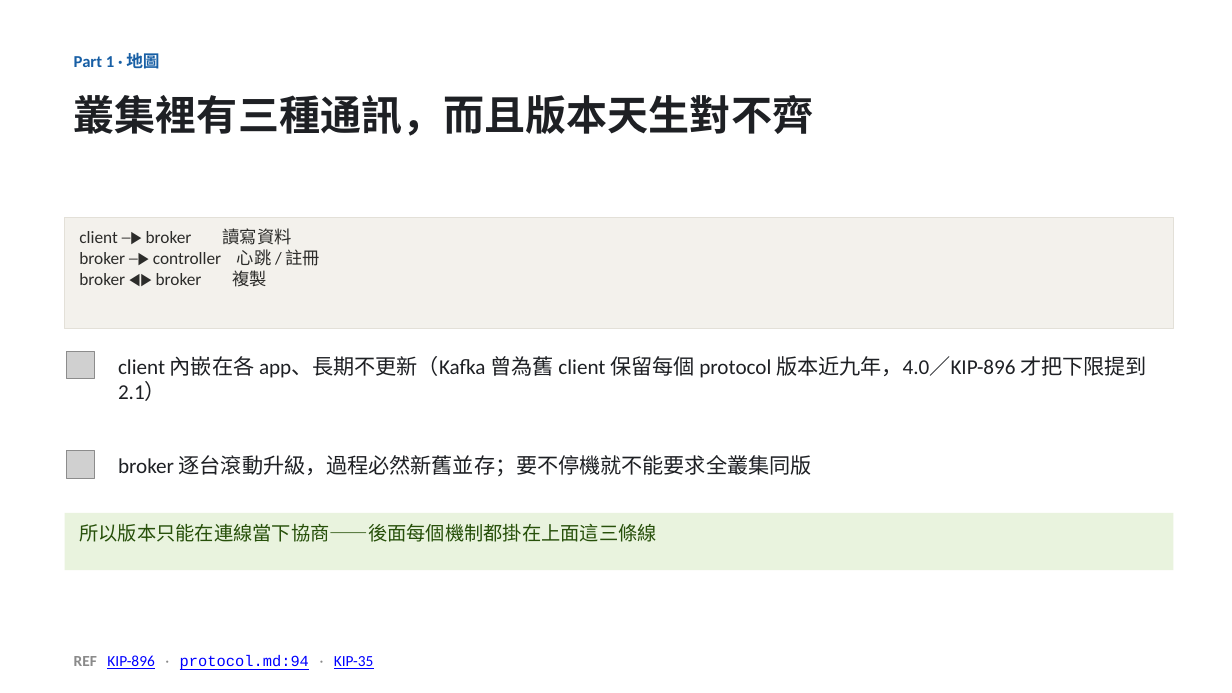
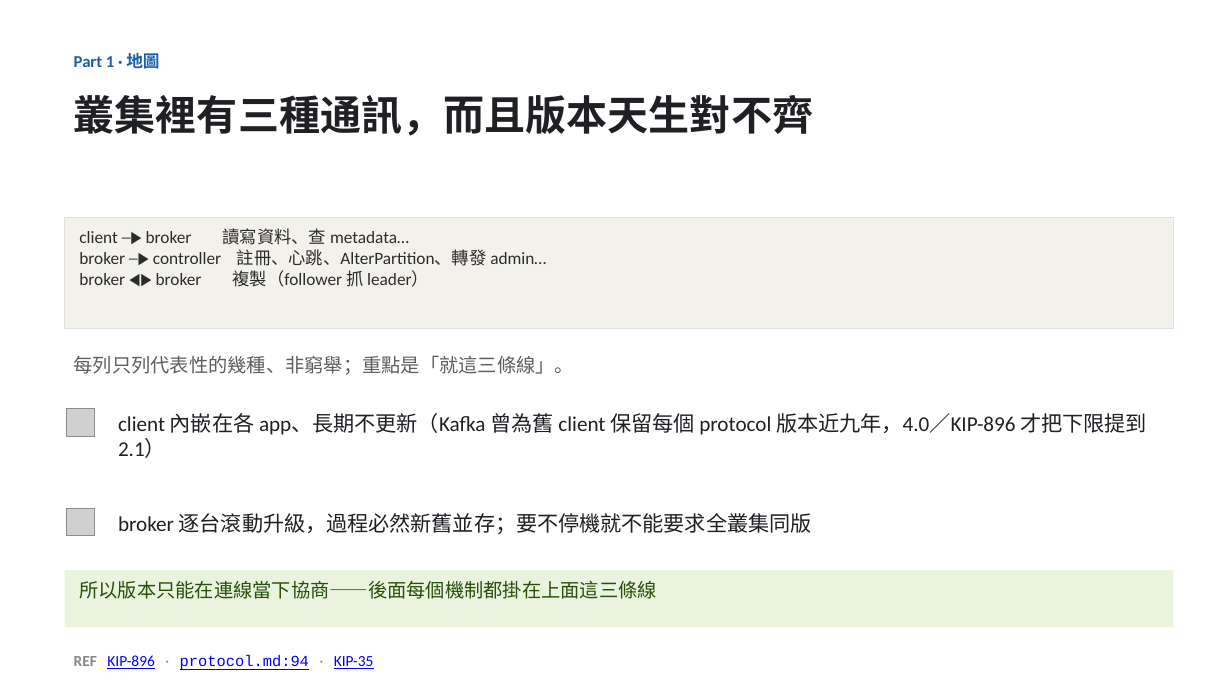
Before and after one commit to unknowntpo/kafka, a slide deck: slide 4 of study/version-control/kafka-version-negotiation.pptx (slide 3 before the commit). Drawn at 1232x693 pixels with LibreOffice and Linux fonts; fonts in the diff are those of the drawing; grey boxes stand for pictures. Boxes give left, top, right and bottom in pixels: in the first picture for what was removed or moved away, otherwise in the second. Text is boxed around its words. In the diff, an @@ line names an element or a change of style, - is before the commit and + after.

Commit message:
study(version-control): 加 TOC 與 Recap、去縮寫、地圖標非窮舉
- 標題後加「本場大綱」TOC（兩段 + 隨堂考），結尾 Takeaways 改為 Recap 對映兩段
- Fetch 舉例改用全名（consumer/replica、client↔broker/broker↔broker），不用 cb/bb
- 地圖標明 broker↔controller 等各列為代表性、非窮舉（加 AlterPartition、轉發 admin…）；16 張
- talk-outline.md 同步

```diff
--- a/study/version-control/kafka-version-negotiation.pptx
+++ b/study/version-control/kafka-version-negotiation.pptx
@@ text in rectangle at <box>79,228,546,287</box>: text changed @@
-client ─▶ broker 讀寫資料
-broker ─▶ controller 心跳 / 註冊
-broker ◀▶ broker 複製
+client ─▶ broker 讀寫資料、查 metadata…
+broker ─▶ controller 註冊、心跳、AlterPartition、轉發 admin…
+broker ◀▶ broker 複製（follower 抓 leader）
@@ text added at <box>74,355,574,375</box>, 15 pt, text #5F5E5A @@
+每列只列代表性的幾種、非窮舉；重點是「就這三條線」。
@@ picture: place and size @@
-picture at <box>67,451,94,479</box>
+picture at <box>67,508,94,536</box>
@@ 2 texts, 1 picture: place and size @@
-2 texts, 1 picture at <box>67,351,1147,476</box>
+2 texts, 1 picture at <box>67,409,1147,534</box>
@@ rectangle "所以版本只能在連線當下協商——後面每個機制都掛在上面這三條線": place and size @@
-rectangle "所以版本只能在連線當下協商——後面每個機制都掛在上面這三條線" at <box>65,513,1174,570</box>
+rectangle "所以版本只能在連線當下協商——後面每個機制都掛在上面這三條線" at <box>65,570,1174,628</box>
```
Also in this commit, not shown: 2 other slides changed, 1 slide added, 2 other files.
